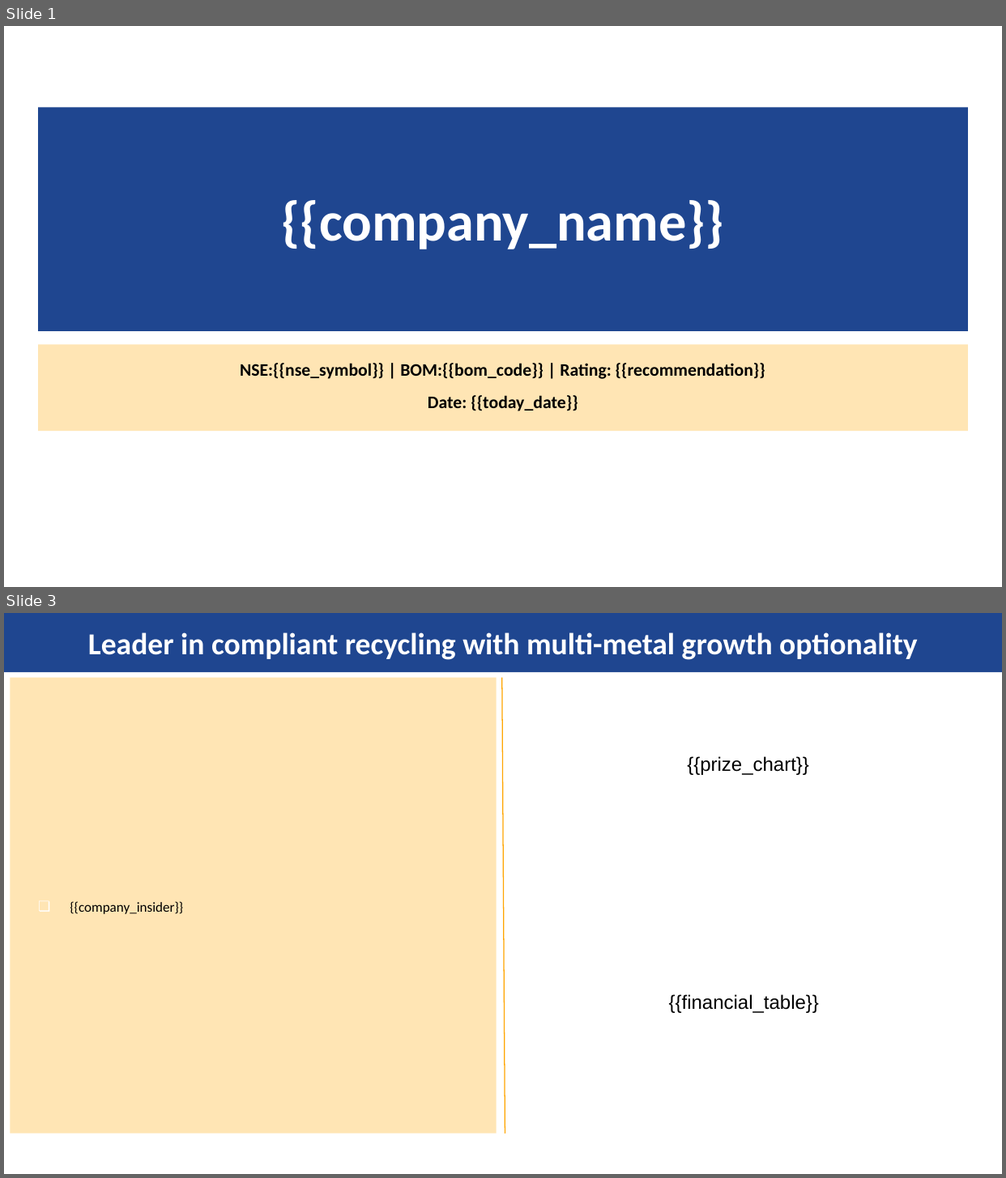
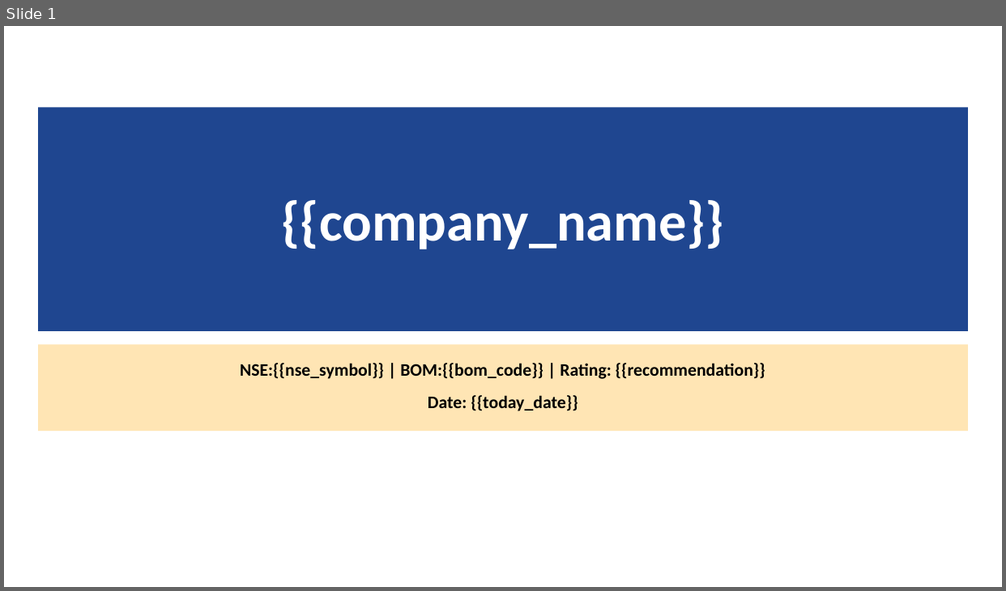
Before and after one commit to kishanyash/fluffy-lamp, a slide deck: master_template.pptx. Shown one above the other, each under a label of ours: slides 1 and 3 before the commit, slide 1 after it; the slides between them are not shown. The pictures are 1006x1178 and 1006x591 pixels, drawn with LibreOffice and Linux fonts; fonts in the diff are those of the drawing; background and template pictures are left out. Boxes give left, top, right and bottom in pixels: in the first picture for what was removed or moved away, otherwise in the second. Text is boxed around its words. In the diff, an @@ line names an element or a change of style, - is before the commit and + after.

Commit message:
all charts perfect

```diff
--- a/master_template.pptx
+++ b/master_template.pptx
@@ slide 3 removed at (4, 613, 1002, 1174), background #FFFFFF @@
@@ title removed at (4, 613, 1002, 672) @@
-Leader in compliant recycling with multi-metal growth optionality
@@ title removed at (10, 678, 496, 1134) @@
-❏ {{company_insider}}
@@ line removed from (502, 678) to (505, 1134) @@
@@ text removed at (687, 756, 809, 775) @@
-{{prize_chart}}
@@ text removed at (669, 995, 819, 1013) @@
-{{financial_table}}
```
Also in this commit, not shown: 11 slides changed, 6 other files.
